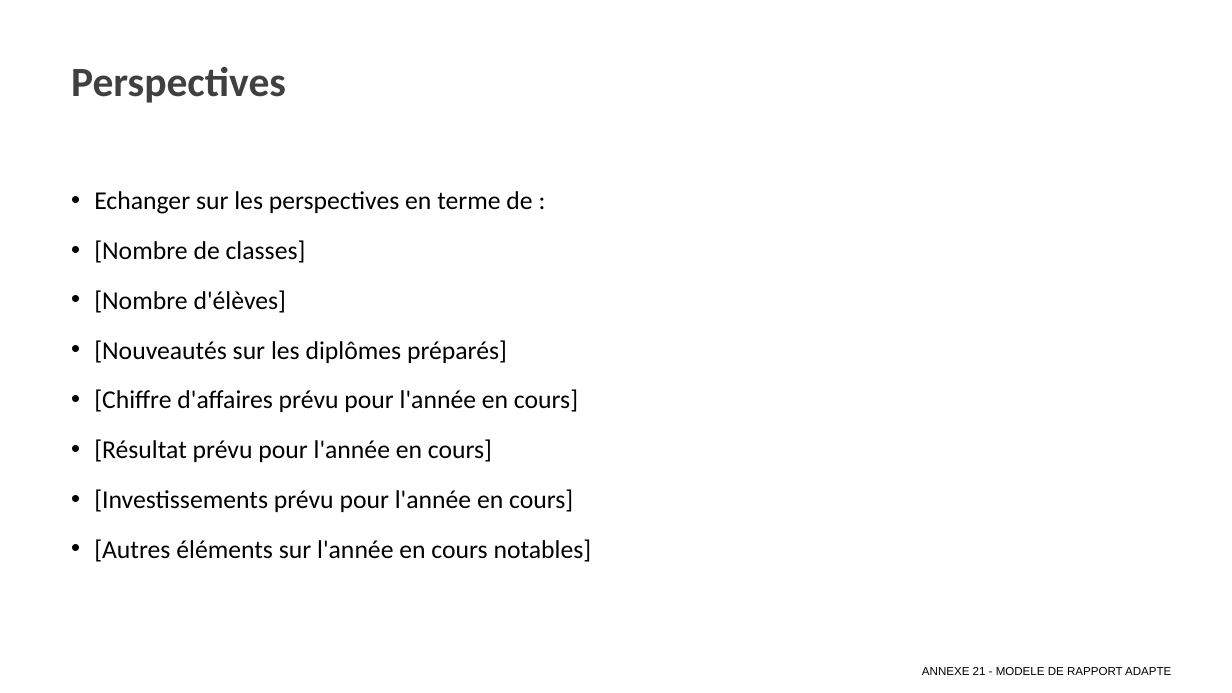
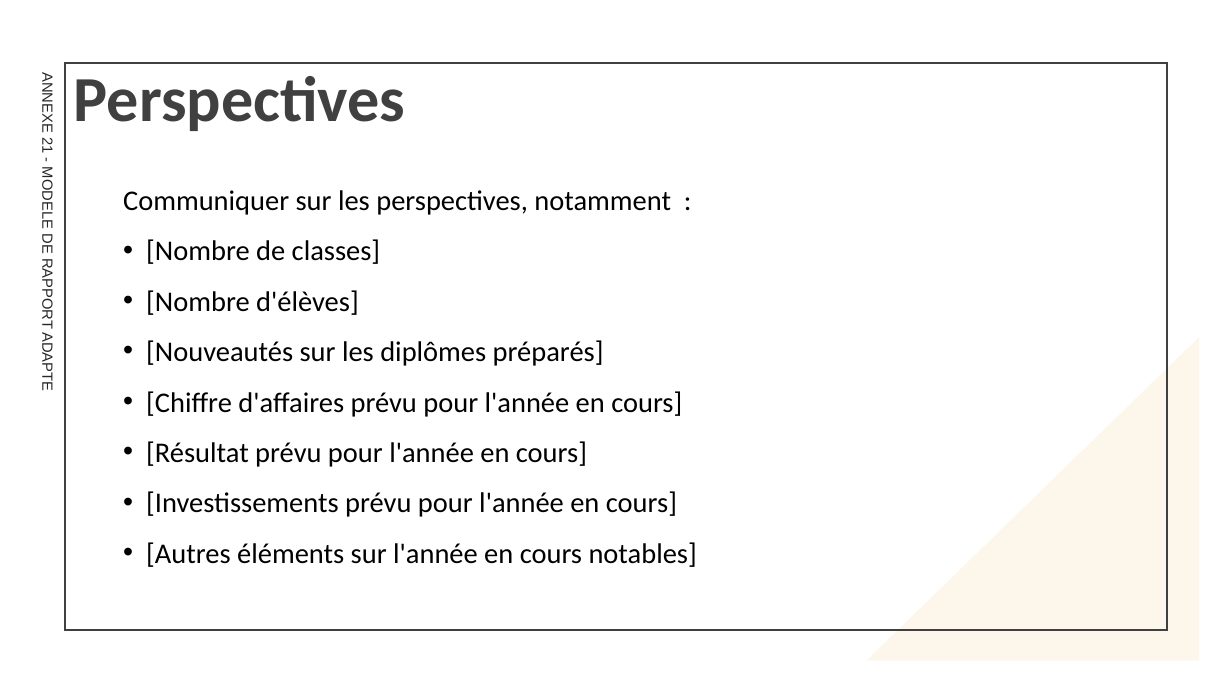
Before and after one commit to Ok1nam/EDP180625, a slide deck: slide 9 of client/public/fichiers/ANNEXE 21 - MODELE DE RAPPORT ADAPTE.pptx. Drawn at 1232x693 pixels with LibreOffice and Linux fonts; fonts in the diff are those of the drawing. Boxes give left, top, right and bottom in pixels: in the first picture for what was removed or moved away, otherwise in the second. Text is boxed around its words. In the diff, an @@ line names an element or a change of style, - is before the commit and + after.

```diff
--- a/client/public/fichiers/ANNEXE 21 - MODELE DE RAPPORT ADAPTE.pptx
+++ b/client/public/fichiers/ANNEXE 21 - MODELE DE RAPPORT ADAPTE.pptx
@@ title "Perspectives": place and size @@
-title "Perspectives" at <box>71,67,286,103</box>
+title "Perspectives" at <box>74,76,406,131</box>
@@ title "Perspectives" at <box>74,76,406,131</box>: size 32.4 to 50 pt; vertical alignment top to middle @@
@@ text "ANNEXE 21 - MODELE DE ...": place and size @@
-text "ANNEXE 21 - MODELE DE ..." at <box>922,667,1171,675</box>
+text "ANNEXE 21 - MODELE DE ..." at <box>39,78,55,390</box>
@@ text "ANNEXE 21 - MODELE DE ..." at <box>39,78,55,390</box>: size 9 to 11.5 pt, text colour #000000 to #262626; alignment right to left; more space between paragraphs; vertical alignment middle to top; rotation 0 to 90 degrees @@
@@ rectangle added at <box>65,63,1167,629</box>, outline #404040 1.5 pt @@
@@ text "Communiquer sur les perspectives, notamment ...": place and size @@
-text "Communiquer sur les perspectives, notamment ..." at <box>94,191,592,562</box>
+text "Communiquer sur les perspectives, notamment ..." at <box>123,190,697,567</box>
@@ text at <box>123,190,671,215</box>: text changed; size 20 to 22.2 pt @@
-• Echanger sur les perspectives en terme de :
+Communiquer sur les perspectives, notamment :
@@ text at <box>146,239,697,567</box>: size 20 to 22.2 pt in "[Nombre de classes]", "[Nombre d'élèves]", "[Nouveautés sur les diplômes préparés]", "[Chiffre d'affaires prévu pour l'année en cours]" and 3 more places; line spacing 1.2 to 1.1 @@
@@ right triangle added at <box>867,337,1200,661</box>, fill #FDF6EA @@
```
Also in this commit, not shown: 9 other slides changed, 4 other files.
